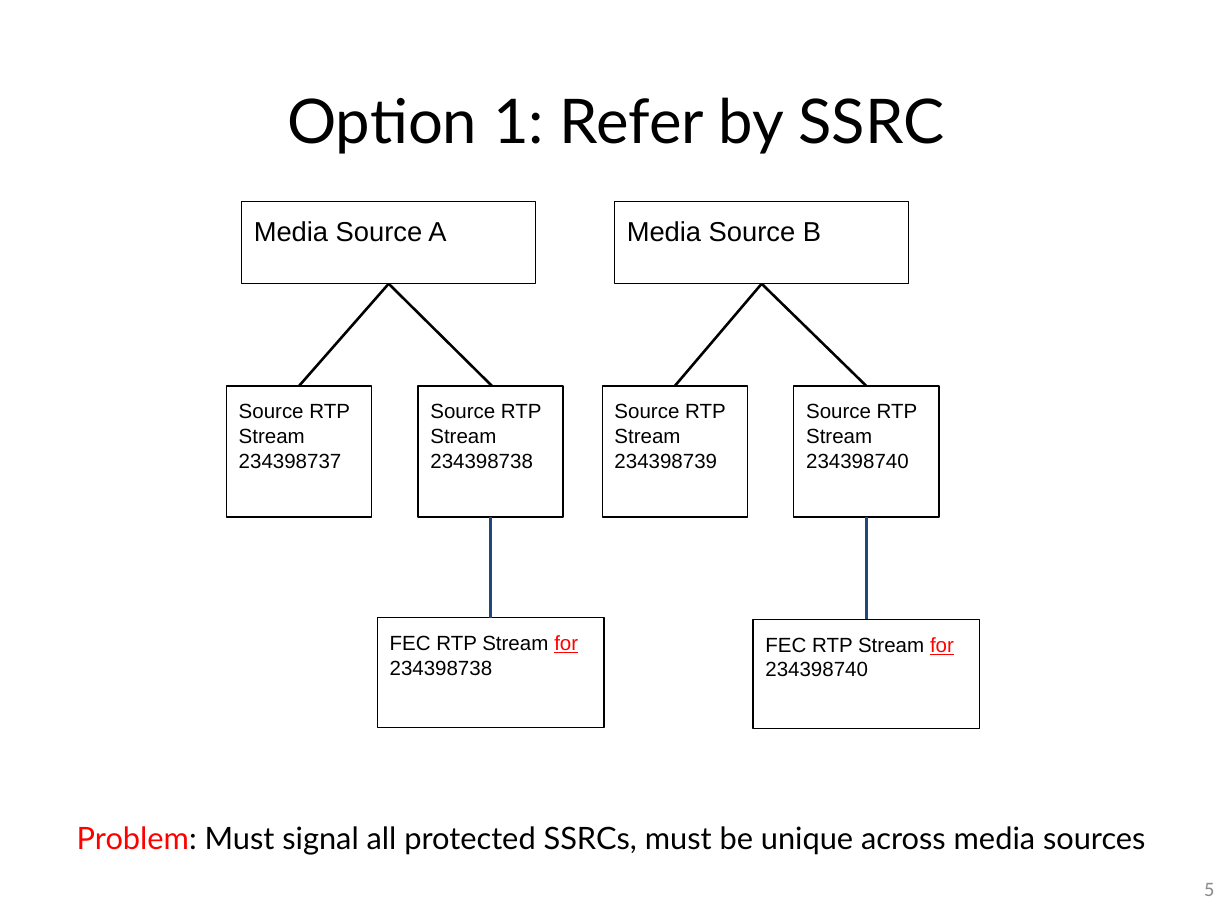
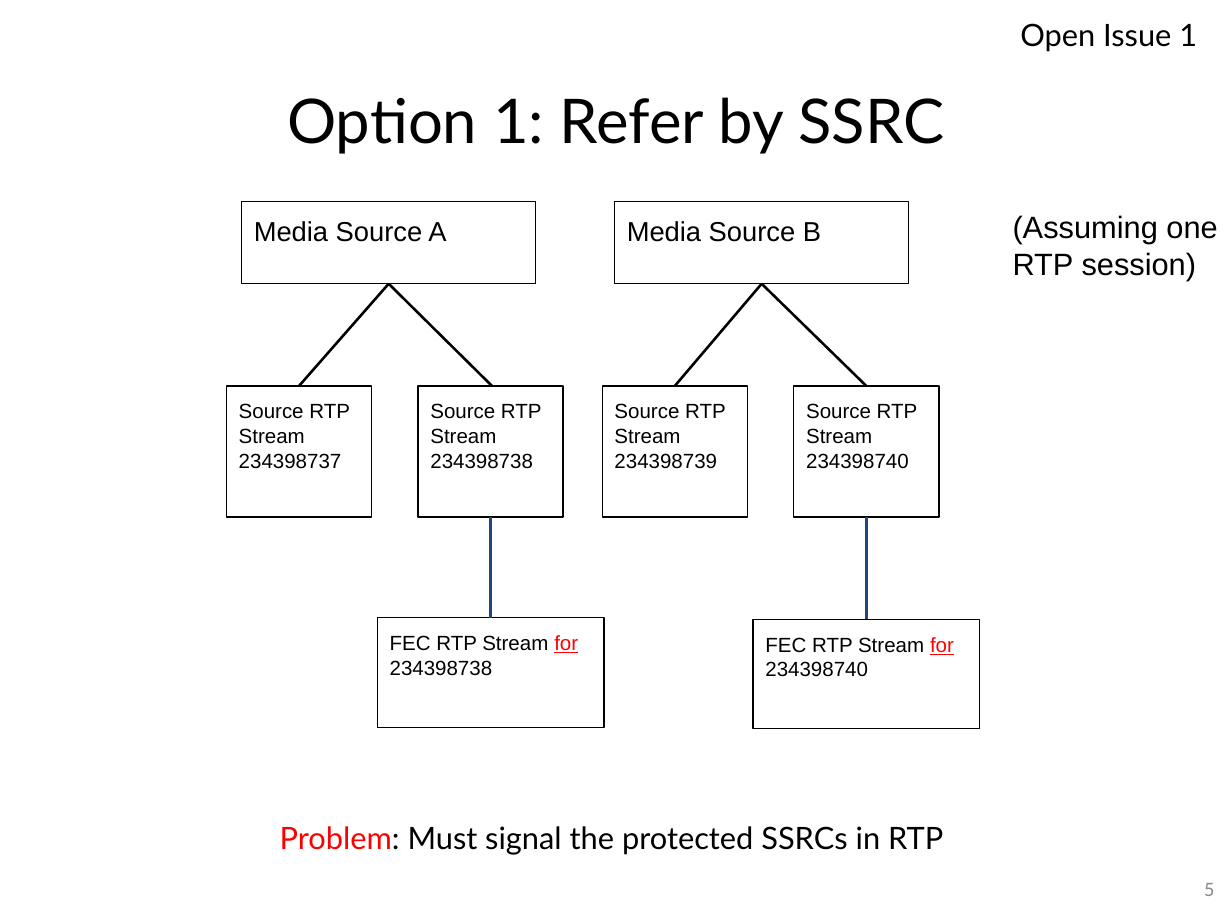
Before and after one commit to vr000m/payload-1d2d-parity-fec, a slide deck: slide 5 of 1d2d/presentations/92-payload-flexible-fec.pptx. Drawn at 1232x924 pixels with LibreOffice and Linux fonts; fonts in the diff are those of the drawing. Boxes give left, top, right and bottom in pixels: in the first picture for what was removed or moved away, otherwise in the second. Text is boxed around its words. In the diff, an @@ line names an element or a change of style, - is before the commit and + after.

```diff
--- a/1d2d/presentations/92-payload-flexible-fec.pptx
+++ b/1d2d/presentations/92-payload-flexible-fec.pptx
@@ text added at [1020, 23, 1197, 52], 18 pt, text #000000 @@
+Open Issue 1
@@ text added at [1013, 215, 1217, 281], 18 pt, text #000000 @@
+(Assuming one RTP session)
@@ text at [280, 826, 943, 855]: text changed @@
-Problem: Must signal all protected SSRCs, must be unique across media sources
+Problem: Must signal the protected SSRCs in RTP
```
Also in this commit, not shown: 5 other slides changed, 1 slide removed, 1 other file.
